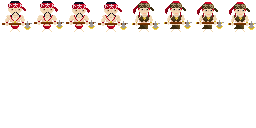
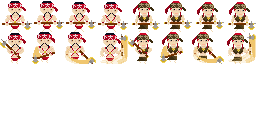
Revision of a layered 256x128 image; what changed, layer by layer:
painted on "Arms" over [0, 33, 256, 64]
painted on "Torso" over [1, 32, 248, 64]
